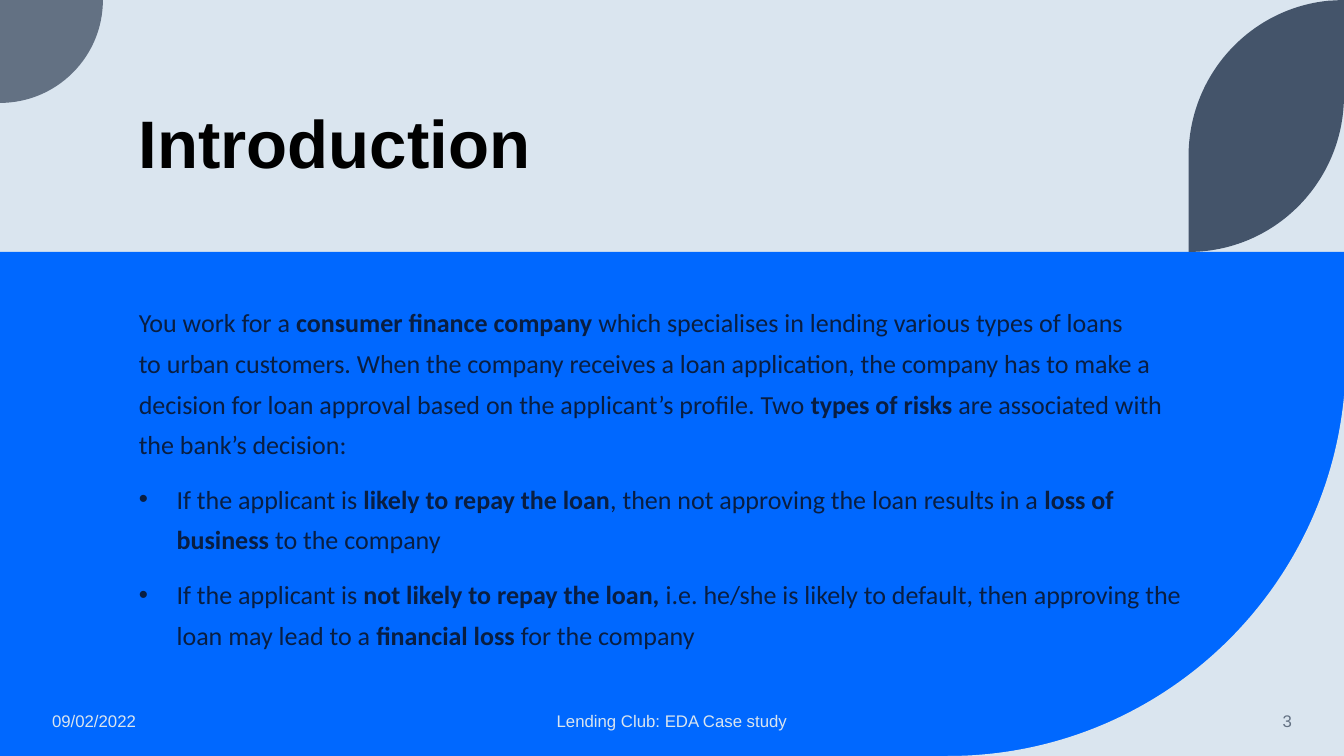
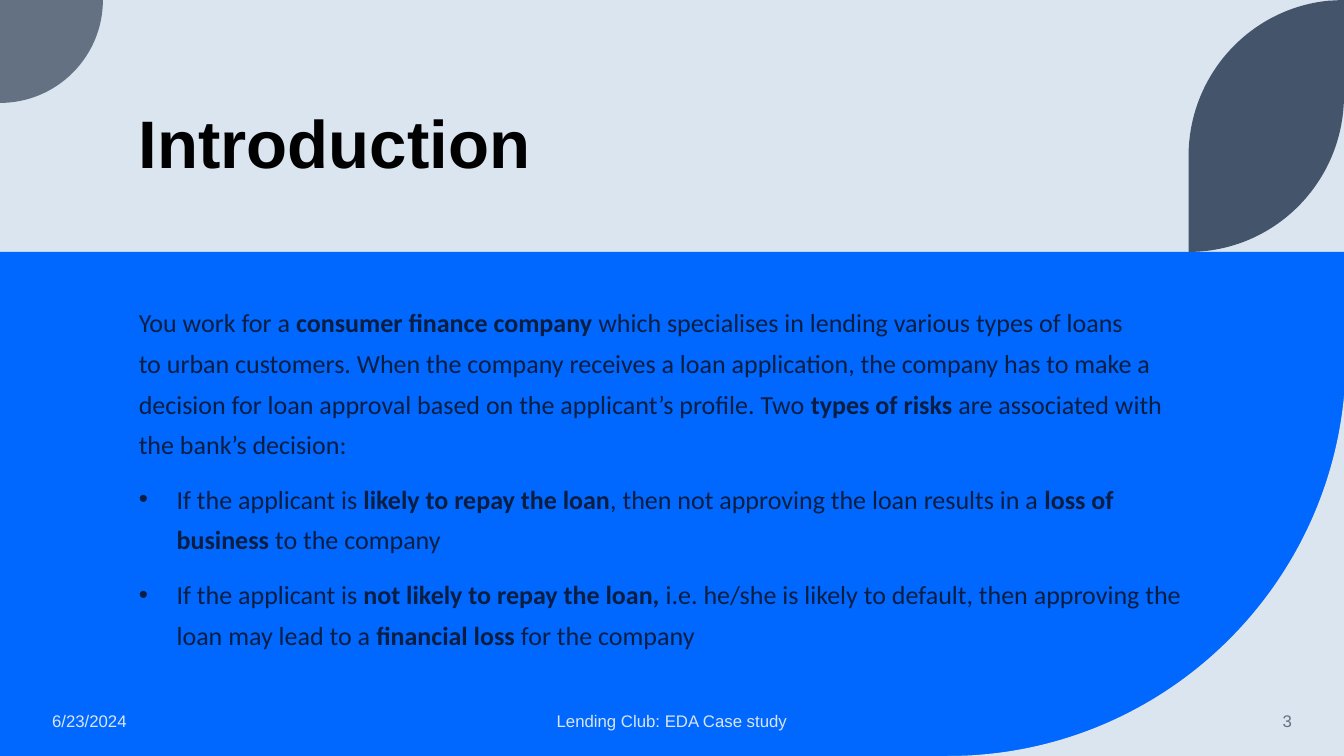
Before and after one commit to himsoftware/LendingClubCaseStudy, a slide deck: slide 3 of LendingClubCaseStudy.pptx. Drawn at 1344x756 pixels with LibreOffice and Linux fonts; fonts in the diff are those of the drawing. Boxes give left, top, right and bottom in pixels: in the first picture for what was removed or moved away, otherwise in the second. Text is boxed around its words. In the diff, an @@ line names an element or a change of style, - is before the commit and + after.

```diff
--- a/LendingClubCaseStudy.pptx
+++ b/LendingClubCaseStudy.pptx
@@ text at bbox=[52, 715, 127, 727]: text changed @@
-09/02/2022
+6/23/2024
```
Also in this commit, not shown: 6 other slides changed, 7 slides removed.
